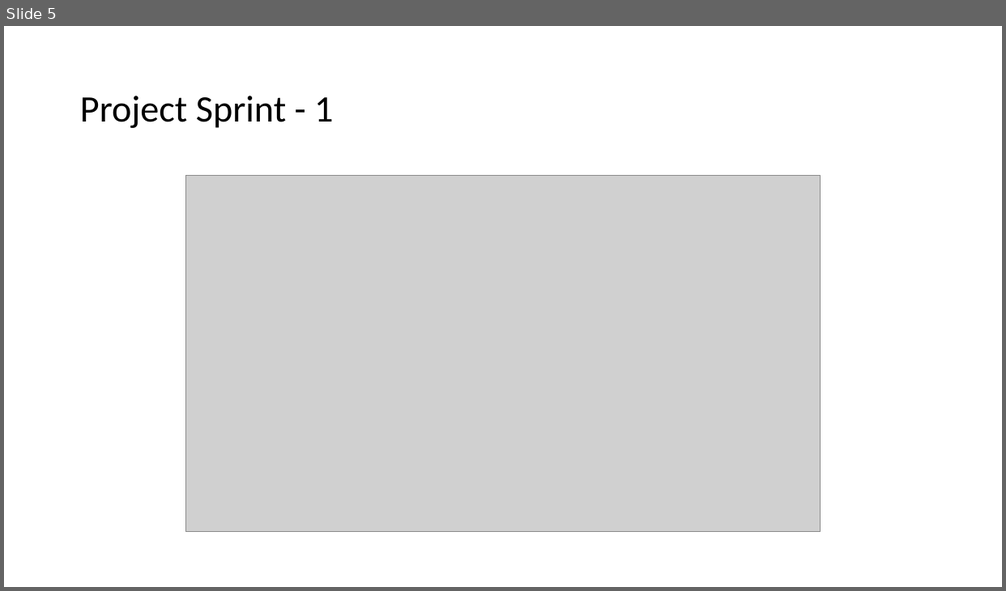
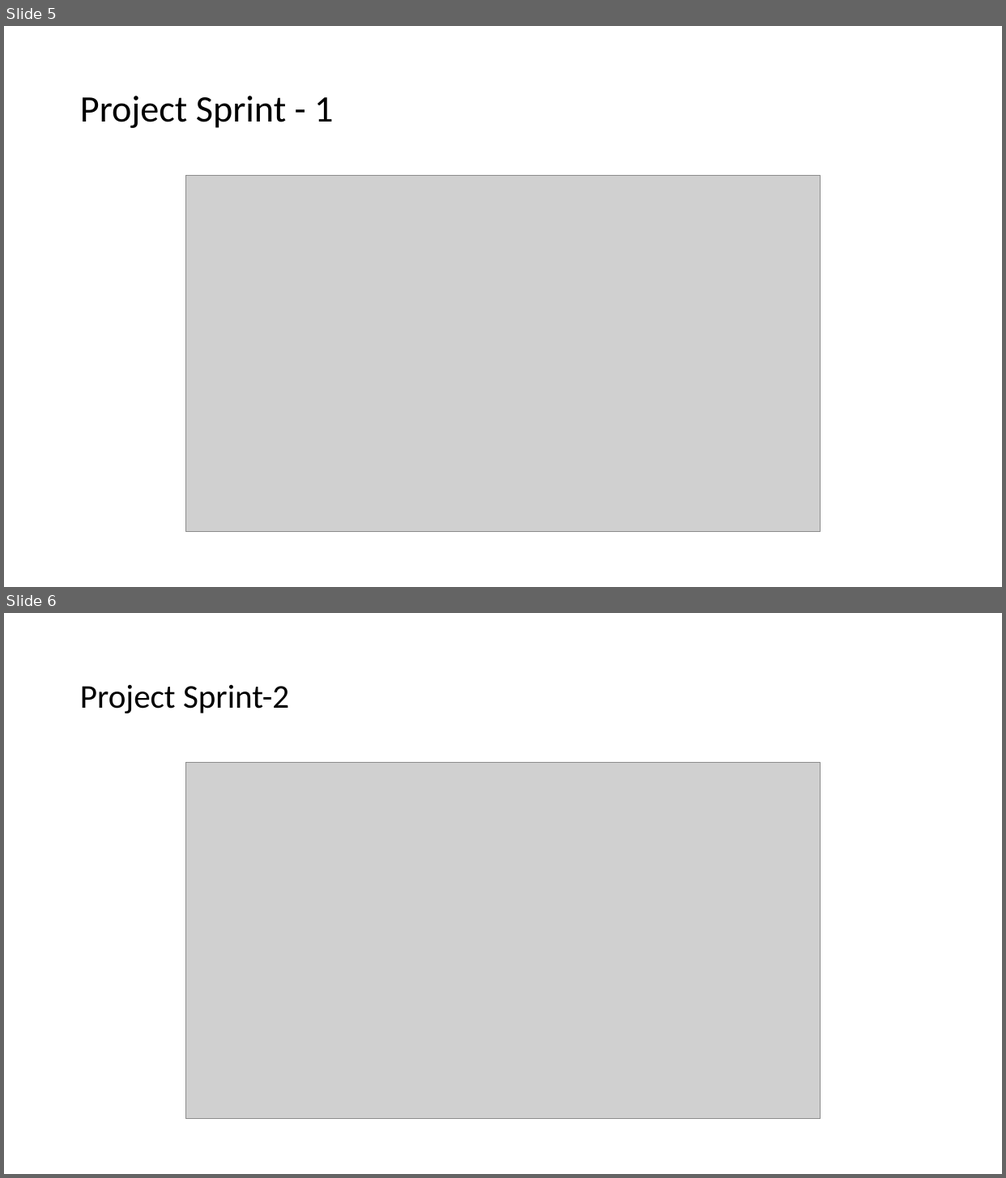
Before and after one commit to sheriaravind/Team10-ASE-Project, a slide deck: Documentation/project plan.pptx. Shown one above the other, each under a label of ours: slide 5 before the commit, slides 5 and 6 after it. The pictures are 1006x591 and 1006x1178 pixels, drawn with LibreOffice and Linux fonts; fonts in the diff are those of the drawing; grey boxes stand for pictures. Boxes give left, top, right and bottom in pixels: in the first picture for what was removed or moved away, otherwise in the second. Text is boxed around its words. In the diff, an @@ line names an element or a change of style, - is before the commit and + after.

Commit message:
Added Sprint2

```diff
--- a/Documentation/project plan.pptx
+++ b/Documentation/project plan.pptx
@@ slide 6 added at box(4, 613, 1002, 1174), background #FFFFFF @@
@@ title added at box(80, 684, 289, 713), 32 pt, text #000000 @@
+Project Sprint-2
@@ picture added at box(186, 763, 819, 1119) @@
```
